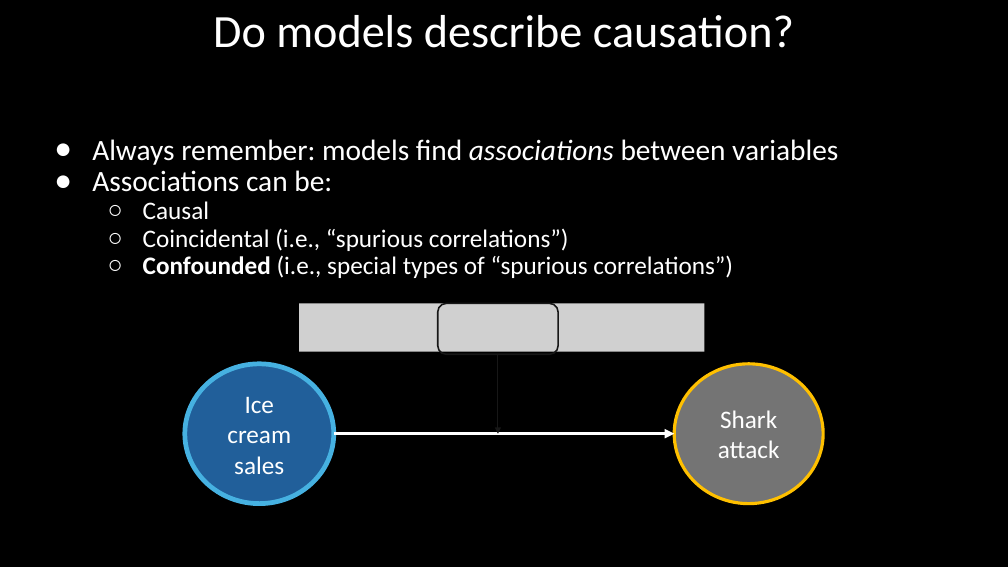
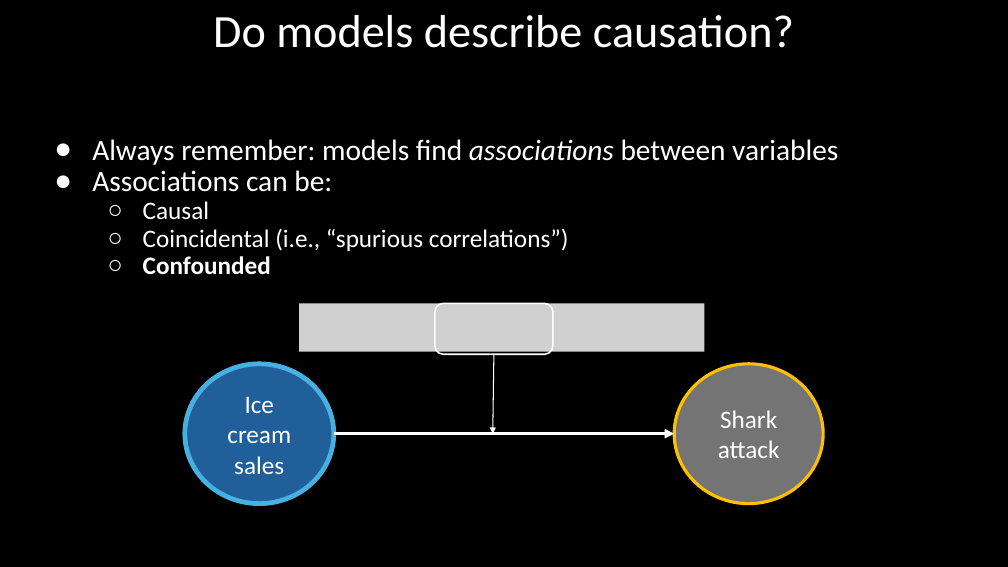
Before and after one commit to DeonRoos/stats-for-biologists, a slide deck: slide 5 of Lectures/Lecture 07.2 Confounding.pptx. Drawn at 1008x567 pixels with LibreOffice and Linux fonts; fonts in the diff are those of the drawing; grey boxes stand for pictures. Boxes give left, top, right and bottom in pixels: in the first picture for what was removed or moved away, otherwise in the second. Text is boxed around its words. In the diff, an @@ line names an element or a change of style, - is before the commit and + after.

```diff
--- a/Lectures/Lecture 07.2 Confounding.pptx
+++ b/Lectures/Lecture 07.2 Confounding.pptx
@@ text at bbox=[143, 256, 271, 275]: text changed; bold on @@
-  ○ Confounded (i.e., special types of “spurious correlations”)
+  ○ Confounded
@@ rounded rectangle: place and size @@
-rounded rectangle at bbox=[438, 303, 558, 354]
+rounded rectangle at bbox=[435, 303, 553, 354]
@@ rounded rectangle at bbox=[435, 303, 553, 354]: outline #171717 1.5 pt to #FFFFFF 1.5 pt @@
@@ arrow moved from (498, 355) - (498, 434) to (494, 355) - (493, 434) @@
@@ arrow (494, 355) - (493, 434): stroke #171717 1 pt to #FFFFFF 1 pt @@
```
Also in this commit, not shown: 11 other slides changed, 8 slides added, 7 slides removed, 10 other files.
